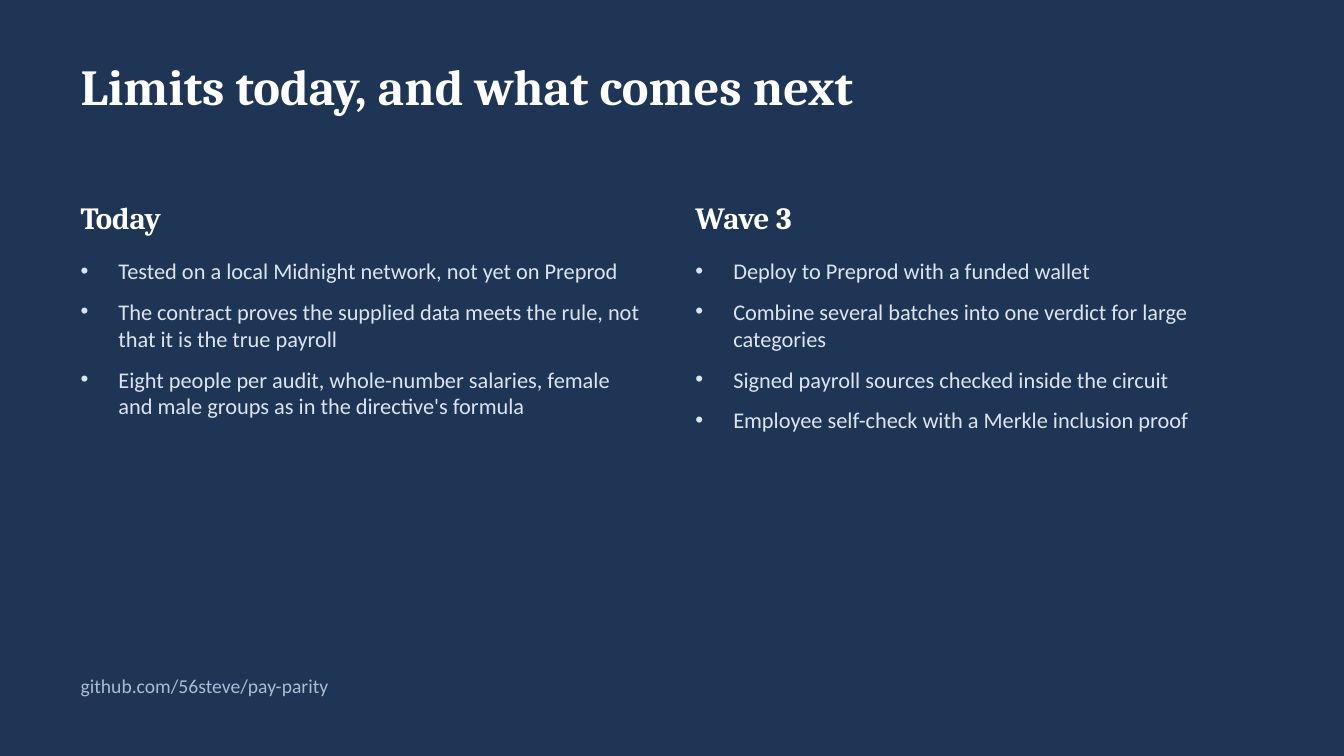
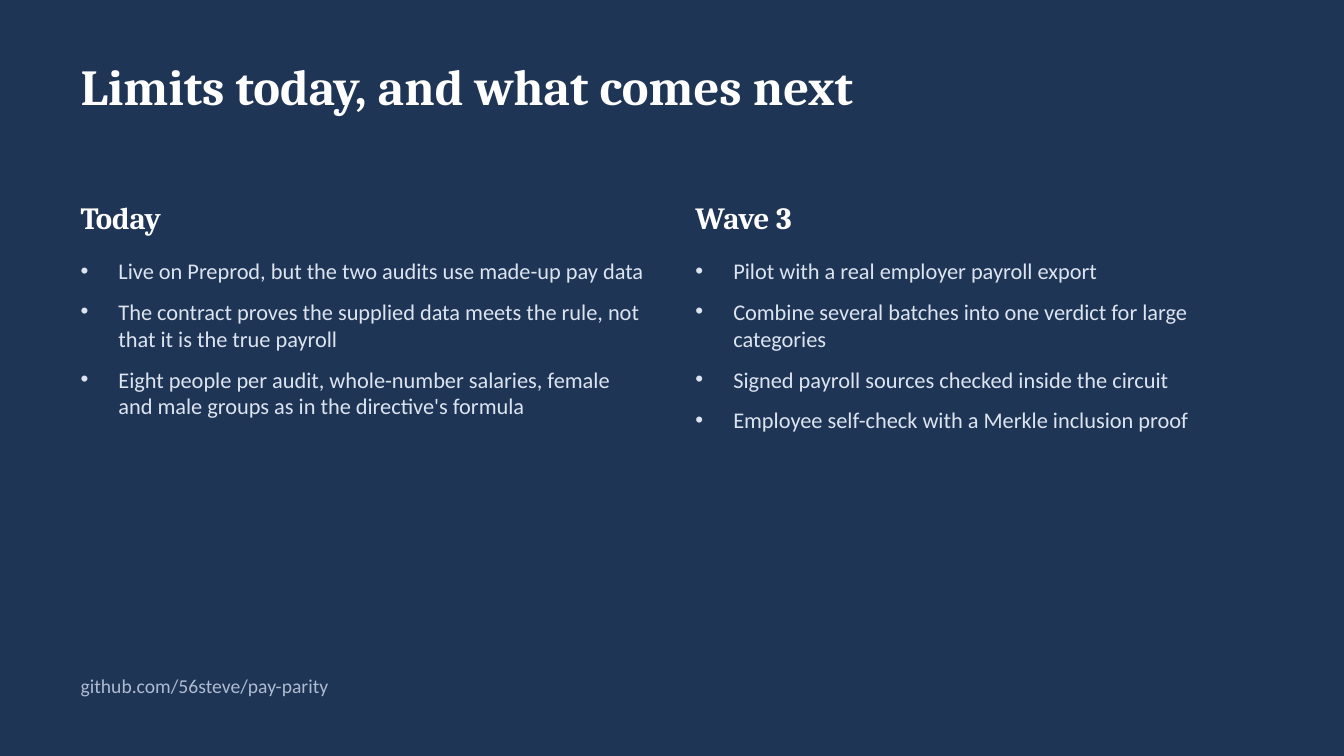
Before and after one commit to 56steve/pay-parity, a slide deck: slide 8 of docs/pay-parity-deck.pptx. Drawn at 1344x756 pixels with LibreOffice and Linux fonts; fonts in the diff are those of the drawing. Boxes give left, top, right and bottom in pixels: in the first picture for what was removed or moved away, otherwise in the second. Text is boxed around its words. In the diff, an @@ line names an element or a change of style, - is before the commit and + after.

Commit message:
docs: deck update for the Preprod deployment

```diff
--- a/docs/pay-parity-deck.pptx
+++ b/docs/pay-parity-deck.pptx
@@ text at box(118, 263, 643, 283): text changed @@
-• Tested on a local Midnight network, not yet on Preprod
+• Live on Preprod, but the two audits use made-up pay data
@@ text at box(733, 263, 1097, 283): text changed @@
-• Deploy to Preprod with a funded wallet
+• Pilot with a real employer payroll export
```
Also in this commit, not shown: 1 other slide changed.
